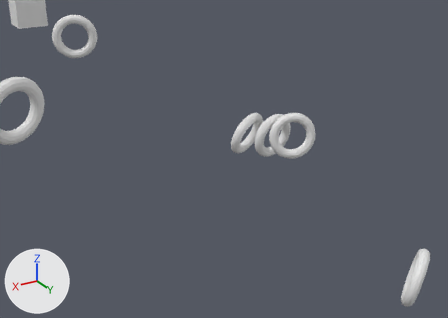
The Blender file core/blender/Levels/Beginner Levels/level9.blend: old version first, new version second.
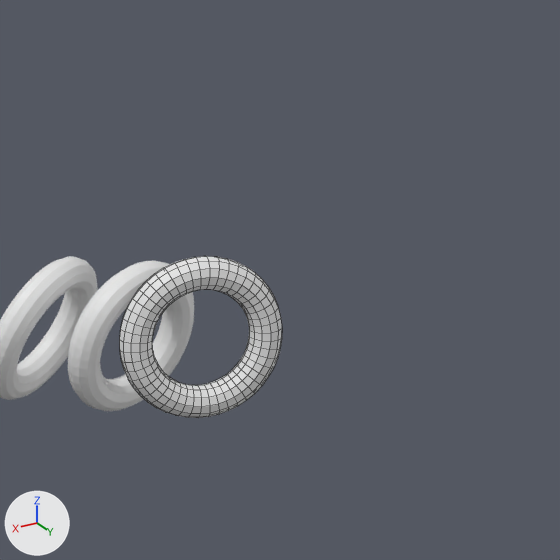
Each version appears first from a camera (50 mm lens) standing at (10.81, 44.43, 7.52) and looking at (-4.58, 18.77, -5.31), and next in a close-up on the part from 53% to 88% of the width and 12% to 63% of the height. Lighting does not change. The marker at lower left points along +X, +Y and +Z. The close-ups show mesh edges as thin lines.

The first close-up shows 'Gate.007', 'Gate.013', 'Gate.019'.
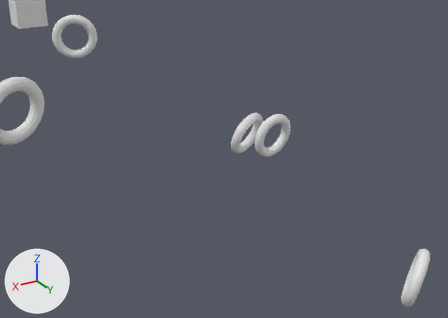
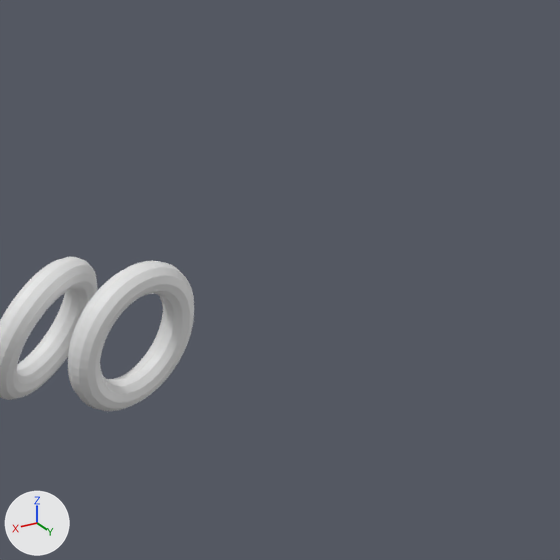
Commit message: Changed the beginner levels' time

Pixel boxes (x1, y1, x2, y2) of what changed, in the close-ups (560 x 560 px):
'Gate.007', deleted: before (120, 256, 282, 418)

The change, as a list of edits to the scene's bpy script:
```text
Remove ob_gate_007:
    ob_gate_007 = bpy.data.objects.new('Gate.007', me_gate_007)
    ob_gate_007.location = (-7.9, 20.2, -4.2)
    ob_gate_007.rotation_euler = (1.645, 0.351, -0.338)  # degrees (94, 20, -19)
```
